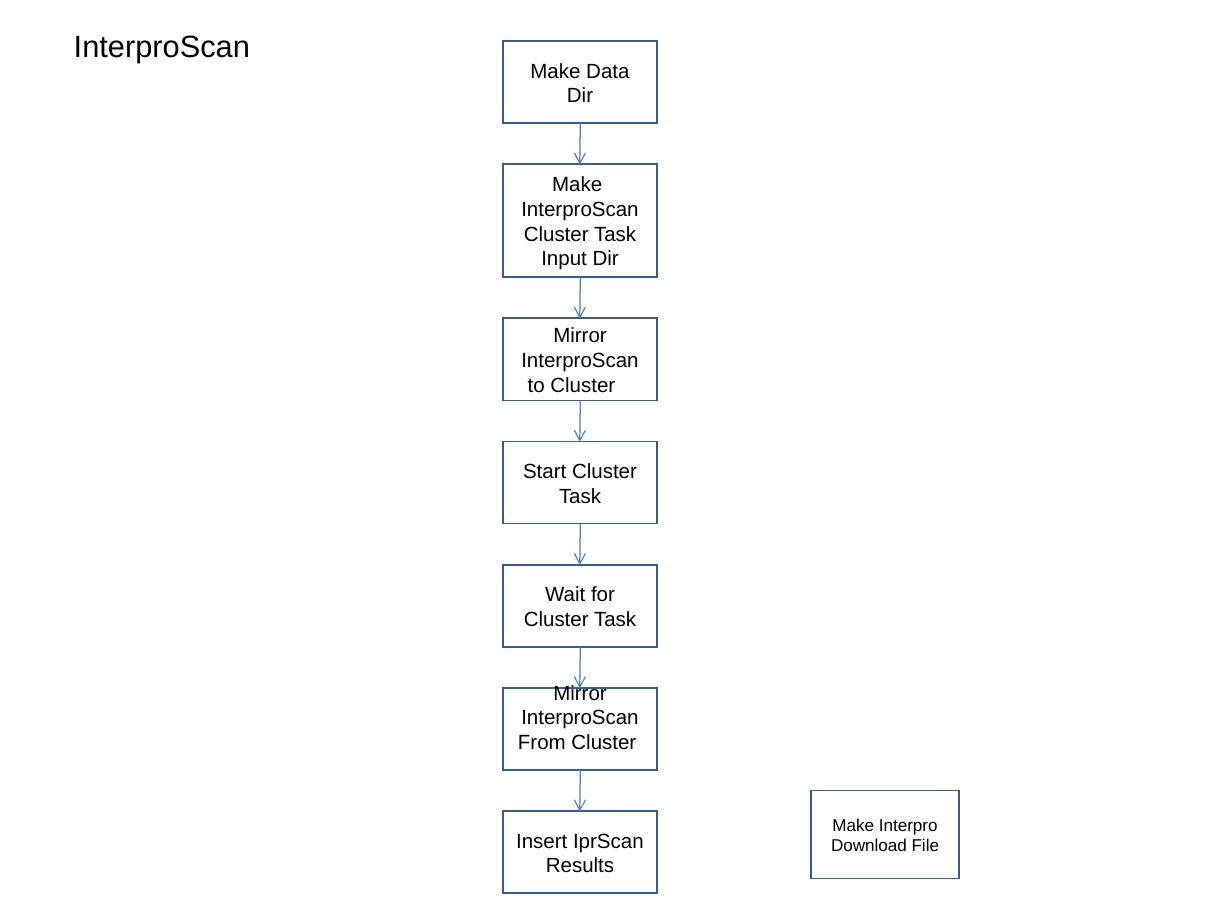
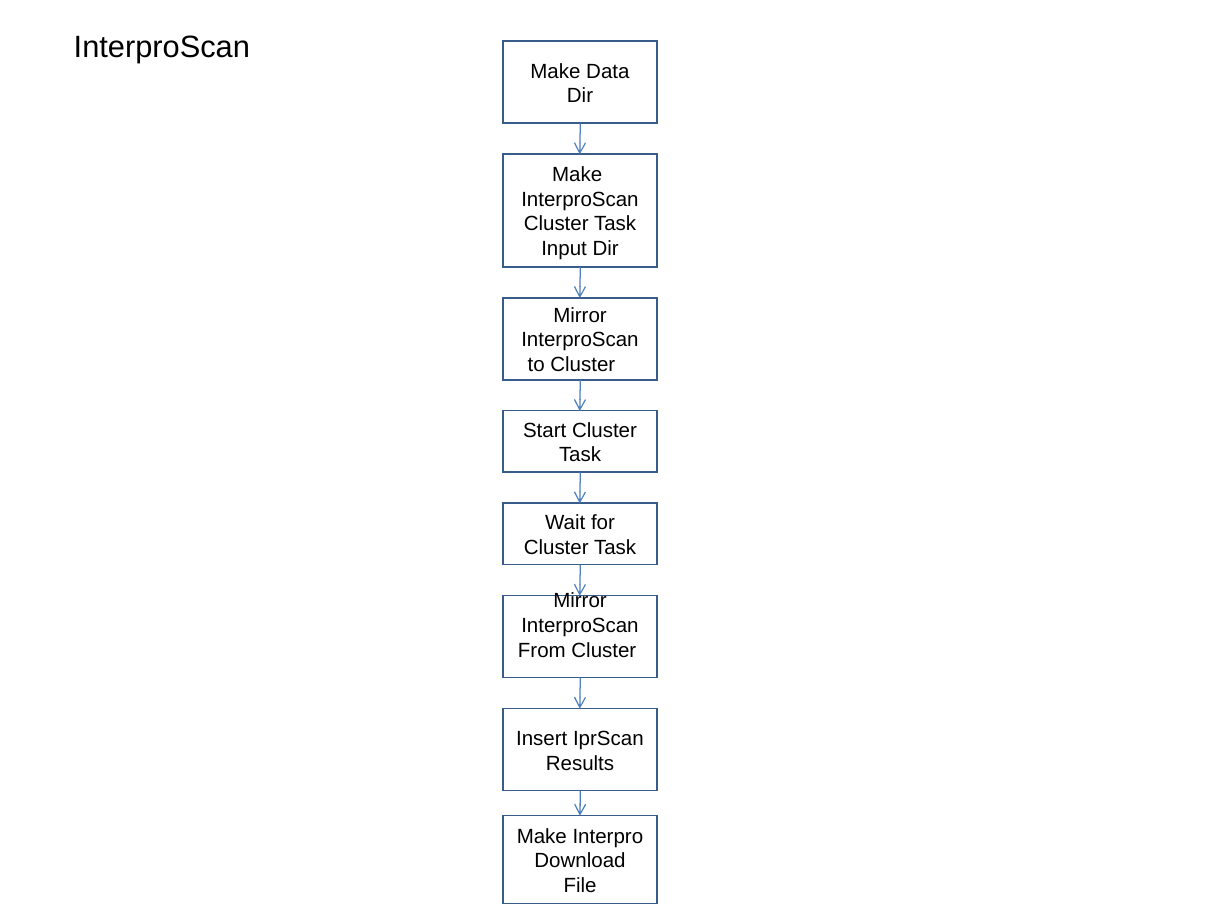
Before and after one commit to VEuPathDB/ApiCommonData, a slide deck: slide 13 of Load/doc/workflow/AnalysisWorkflow_wei.ppt. Drawn at 1232x924 pixels with LibreOffice and Linux fonts; fonts in the diff are those of the drawing. Boxes give left, top, right and bottom in pixels: in the first picture for what was removed or moved away, otherwise in the second. Text is boxed around its words. In the diff, an @@ line names an element or a change of style, - is before the commit and + after.

```diff
--- a/Load/doc/workflow/AnalysisWorkflow_wei.ppt
+++ b/Load/doc/workflow/AnalysisWorkflow_wei.ppt
@@ arrow moved from (580, 123) - (580, 165) to (580, 123) - (580, 154) @@
@@ rectangle "Make InterproScan Cluster Task Input ...": place and size @@
-rectangle "Make InterproScan Cluster Task Input ..." at [503, 164, 657, 277]
+rectangle "Make InterproScan Cluster Task Input ..." at [503, 154, 657, 267]
@@ arrow moved from (580, 277) - (580, 319) to (580, 267) - (580, 298) @@
@@ rectangle "Mirror InterproScan to Cluster": place and size @@
-rectangle "Mirror InterproScan to Cluster" at [503, 318, 657, 400]
+rectangle "Mirror InterproScan to Cluster" at [503, 298, 657, 381]
@@ arrow moved from (580, 400) - (580, 442) to (580, 379) - (580, 411) @@
@@ rectangle "Start Cluster Task": place and size @@
-rectangle "Start Cluster Task" at [503, 441, 657, 524]
+rectangle "Start Cluster Task" at [503, 410, 657, 472]
@@ arrow added from (580, 472) to (580, 504), #4F81BD 0.74 pt @@
@@ rectangle "Wait for Cluster Task": place and size @@
-rectangle "Wait for Cluster Task" at [503, 564, 657, 647]
+rectangle "Wait for Cluster Task" at [503, 503, 657, 564]
@@ arrow moved from (580, 524) - (580, 565) to (580, 564) - (580, 596) @@
@@ rectangle "Mirror InterproScan From Cluster": place and size @@
-rectangle "Mirror InterproScan From Cluster" at [503, 687, 657, 770]
+rectangle "Mirror InterproScan From Cluster" at [503, 595, 657, 678]
@@ arrow moved from (580, 647) - (580, 689) to (580, 678) - (580, 708) @@
@@ rectangle "Insert IprScan Results": place and size @@
-rectangle "Insert IprScan Results" at [503, 811, 657, 893]
+rectangle "Insert IprScan Results" at [503, 708, 657, 791]
@@ arrow moved from (580, 770) - (580, 812) to (580, 791) - (580, 816) @@
@@ arrow (580, 791) - (580, 816): stroke #4F81BD 0.74 pt to #4A7EBB 0.74 pt @@
@@ rectangle "Make Interpro Download File": place and size @@
-rectangle "Make Interpro Download File" at [811, 791, 958, 878]
+rectangle "Make Interpro Download File" at [503, 816, 657, 903]
@@ rectangle "Make Interpro Download File" at [503, 816, 657, 903]: size 10 to 12 pt @@
```
Also in this commit, not shown: 18 other slides changed.
